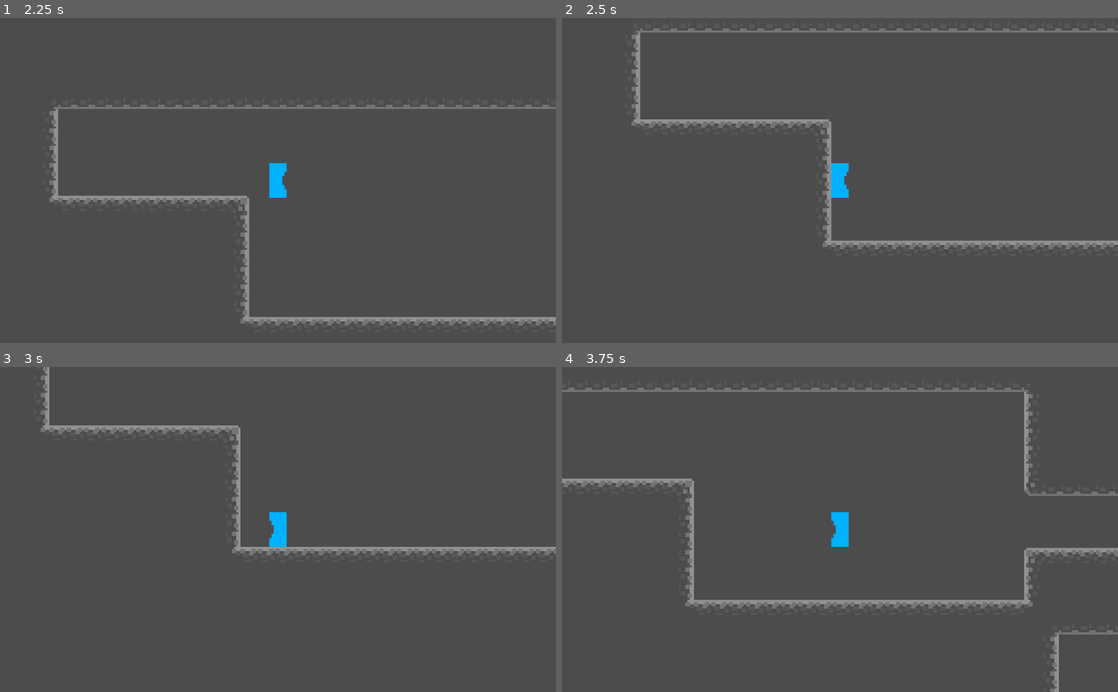
Above: before the commit, frames 1-4 (two rows, left to right).
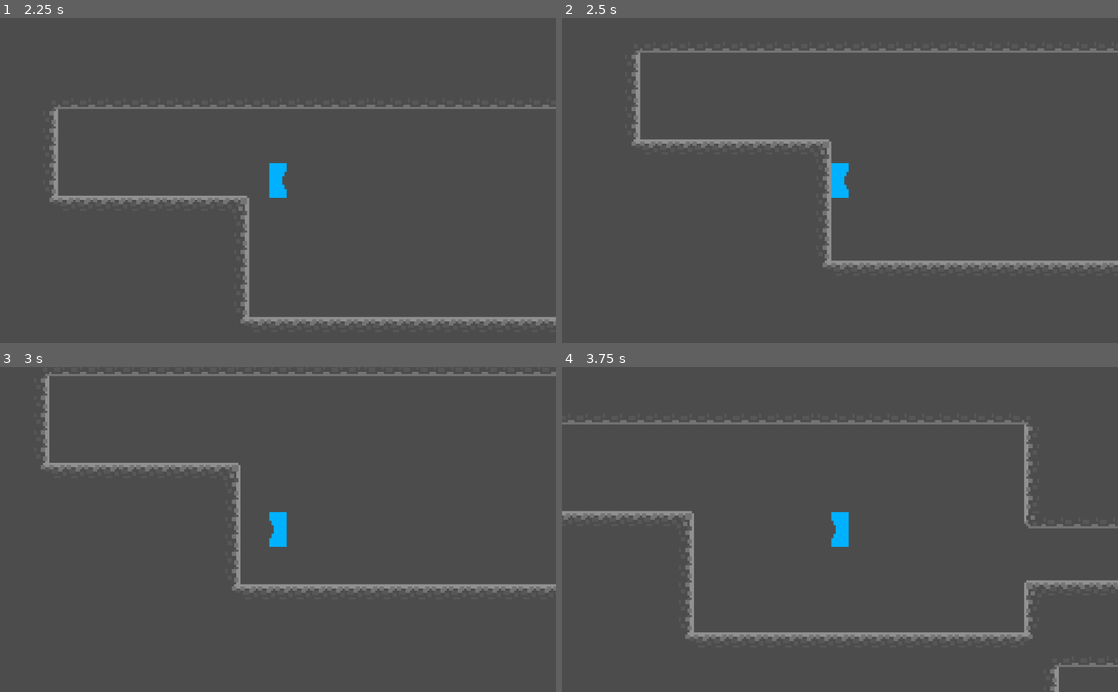
Above: after the commit, the same moments.

Repository: ChaosWitchNikol/that-simple-metroidvania
Game: Godot game, scene res://Main.tscn
Same seed, same stepped clock (60 frames per second), same inputs: the game is played once before the commit and once after it.
Inputs:
- Up to frame 1 (2.25 s): hold Right (ui_right) 0.53-2.03 s; tap Space (ui_select) at 0.77, 1.52 s; hold Left (ui_left) from 2.03 s (still down)
- Up to frame 2 (2.5 s): keep holding Left (ui_left)
- Up to frame 3 (3 s): release Left (ui_left) at 2.78 s; hold Right (ui_right) from 2.78 s (still down)
- Up to frame 4 (3.75 s): keep holding Right (ui_right); tap Space (ui_select) at 3.02 s

Frame 1 is identical in both runs. In frame 2, 5.4% of the frame differs, in the area x 12-100%, y 3-78%; in frame 3, 4.8%; in frame 4, 6.9%, in the area x 0-100%, y 6-100%.

Commit message:
hero better process

Diff:
--- a/source/Main.tscn
+++ b/source/Main.tscn
@@ -16,6 +16,7 @@
 [node name="Hero" parent="." instance=ExtResource( 2 )]
 editor/display_folded = true
 position = Vector2( 219.391, 371.191 )
+allow_wall_climbing = true
 
 [node name="HeroCam" type="Camera2D" parent="Hero"]
 current = true
--- a/source/scripts/hero.gd
+++ b/source/scripts/hero.gd
@@ -16,6 +16,7 @@
 
 
 func _process(delta: float) -> void:
+	#	change sprite facing whenever linear velocity is different than zero
 	if linear_velocity.x != 0:
 		$Sprite.flip_h = linear_velocity.x < 0
 
@@ -24,18 +25,23 @@
 		jump_timeout -= delta
 
 func _physics_process(delta: float) -> void:
-	#	process gravity
-	linear_velocity.y += gravity * mass * delta
-
 	if is_on_floor():
+		#	reset jumps and do not process gravity
 		linear_velocity.y = 0
 		jumps_count = 0
+	else:
+		#	will be processed only when hero is not on ground
+		#	process gravity
+		linear_velocity.y += gravity * mass * delta
+		#	check if hero collides with wall when falling
+		#	and if wall climbing is allowed
+		if is_on_wall() and allow_wall_climbing:
+			jumps_count = 0
+			#	slows down falling when sticking to wall
+			if linear_velocity.y > 0:
+				linear_velocity.y *= 0.75
 
-	if is_on_wall() and allow_wall_climbing:
-		jumps_count = 0
-		if linear_velocity.y > 0:
-			linear_velocity.y *= 0.75
-
+	#	reset snap vector
 	var snap_vector := C.SNAP_VECTOR
 
 	if Input.is_action_just_pressed("ui_select"):
@@ -45,7 +51,8 @@
 			jump_timeout = jump_delay
 			snap_vector = C.JUMP_SNAP_VECTOR
 
-
+	#	reset linear velocity before setting its value
+	#	if not reset hero will keep moving
 	linear_velocity.x = 0
 	if Input.is_action_pressed("ui_left"):
 		linear_velocity.x = -movement_speed * delta * C.TILE_SIZEF
